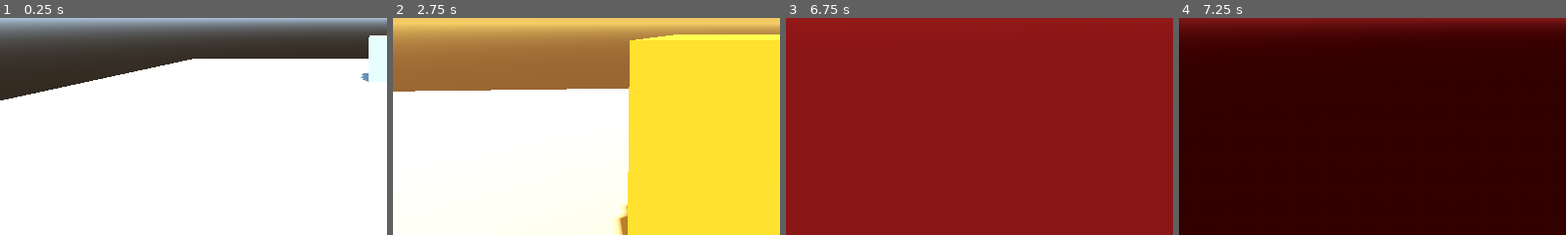
Above: before the commit, frames 1-4 (left to right).
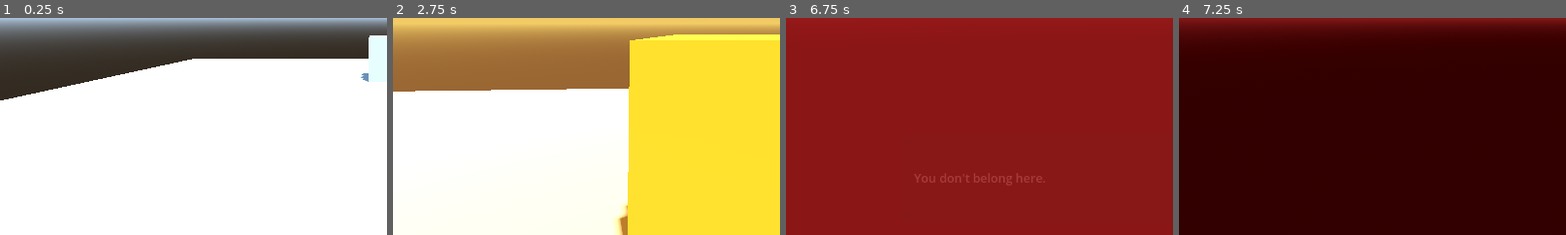
Above: after the commit, the same moments.

Repository: Cyberlane/the-unknown
Game: Godot game, scene res://scenes/test_scene.tscn
The game is run twice, just before and just after one commit, with the same random seed, the same clock (stepped at 60 frames per second) and the same inputs.
Inputs (mouse positions are % of the whole screen's width and height, from its top left):
- Up to frame 1 (0.25 s): no input
- Up to frame 2 (2.75 s): tap Enter (ui_accept) at 0.5, 0.77, 1.52, 2 s; move the mouse to (55, 50) at 0.52 s; hold 1 (dimension_1) 0.53-1.28 s; hold W (move_forward) from 0.53 s (still down); move the mouse to (45, 50) at 1.27 s; tap 2 (dimension_2) at 1.35 s; move the mouse to (52, 48) at 2.02 s; hold 3 (dimension_3) from 2.03 s (still down)
- Up to frame 3 (6.75 s): move the mouse to (49, 52) at 2.77 s; release 3 (dimension_3) at 2.78 s; tap 4 (dimension_4) at 2.85 s; tap Enter (ui_accept) at 3.02, 3.77, 4.25, 4.52, 5, 5.75, 6.02, 6.5 s; move the mouse to (57, 51) at 3.52 s; hold E (interact) 3.53-4.28 s; move the mouse to (42, 49) at 4.27 s; tap 1 (dimension_1) at 4.35 s; move the mouse to (51, 50) at 5.02 s; hold 2 (dimension_2) 5.03-5.78 s; move the mouse to (46, 48) at 5.77 s; release W (move_forward) at 5.78 s; hold D (move_right) 5.78-6.53 s; tap 3 (dimension_3) at 5.85 s; move the mouse to (55, 50) at 6.52 s; hold W (move_forward) from 6.53 s (still down); hold 4 (dimension_4) from 6.53 s (still down)
- Up to frame 4 (7.25 s): keep holding W (move_forward); keep holding 4 (dimension_4); tap Enter (ui_accept) at 6.77 s
The pictures show only the part of the screen within x 1-50%, y 50-100%; the shares and areas given below are measured in that part.

Frames 1-2 are identical in both runs. In frame 3, 0.4% of the frame differs, in the area x 33-67%, y 71-78%; in frame 4, nothing differs.

Commit message:
feat: add Nightmare dimension voice lines
- Create NightmareVoices script for atmospheric dialogue
- Display random voice line when entering Nightmare dimension
- 13 creepy/unsettling voice lines included:
  - "They're watching you..."
  - "You don't belong here."
  - "Turn back while you still can."
  - "The shadows whisper your name..."
  - "This dimension hungers..."
  - And more atmospheric warnings
- Auto-dismiss after 4 seconds (configurable)
- Option to show on every entry or only first time
- Uses existing DialogueUI system
- Listens to dimension_changed signal
- Tracks entry count and last dimension

Configuration options:
- voice_lines: Exported array of strings (easy to modify)
- auto_dismiss_time: How long before auto-closing (default 4s)
- show_on_every_entry: Show every time or just first (default true)

This enhances the Nightmare dimension's oppressive atmosphere
and provides environmental storytelling.

Co-Authored-By: Claude Sonnet 4.5 <noreply@anthropic.com>

Diff:
--- a/scenes/test_scene.tscn
+++ b/scenes/test_scene.tscn
@@ -7,6 +7,7 @@
 [ext_resource type="Script" path="res://scripts/dimension_transition_overlay.gd" id="5_overlay"]
 [ext_resource type="PackedScene" uid="uid://dyh3m8v4n5qr8" path="res://scenes/ui/game_ui.tscn" id="6_gameui"]
 [ext_resource type="Script" path="res://scripts/interactable.gd" id="7_interact"]
+[ext_resource type="Script" path="res://scripts/nightmare_voices.gd" id="8_voices"]
 
 [sub_resource type="BoxMesh" id="BoxMesh_floor"]
 size = Vector3(20, 0.2, 20)
@@ -210,3 +211,9 @@
 shape = SubResource("BoxShape3D_interact")
 
 [node name="GameUI" parent="." instance=ExtResource("6_gameui")]
+
+[node name="NightmareVoices" type="Node" parent="."]
+script = ExtResource("8_voices")
+voice_lines = Array[String](["They're watching you...", "You don't belong here.", "Turn back while you still can.", "The shadows whisper your name...", "This dimension hungers...", "You feel eyes upon you from every corner.", "Something stirs in the darkness.", "Your presence disturbs the void.", "Time moves differently here...", "Do you hear them too?", "The darkness embraces you...", "Escape is an illusion.", "We've been expecting you."])
+auto_dismiss_time = 4.0
+show_on_every_entry = true
--- /dev/null
+++ b/scripts/nightmare_voices.gd
@@ -0,0 +1,66 @@
+# scripts/nightmare_voices.gd
+extends Node
+
+@export var voice_lines: Array[String] = [
+    "They're watching you...",
+    "You don't belong here.",
+    "Turn back while you still can.",
+    "The shadows whisper your name...",
+    "This dimension hungers...",
+    "You feel eyes upon you from every corner.",
+    "Something stirs in the darkness.",
+    "Your presence disturbs the void.",
+    "Time moves differently here...",
+    "Do you hear them too?"
+]
+
+@export var auto_dismiss_time: float = 4.0
+@export var show_on_every_entry: bool = true
+
+var last_dimension: DimensionManager.Dimension
+var nightmare_entry_count: int = 0
+var dismiss_timer: Timer
+
+func _ready():
+    # Connect to dimension changes
+    DimensionManager.dimension_changed.connect(_on_dimension_changed)
+    last_dimension = DimensionManager.current_dimension
+
+    # Create timer for auto-dismissing dialogue
+    dismiss_timer = Timer.new()
+    dismiss_timer.one_shot = true
+    dismiss_timer.timeout.connect(_auto_dismiss_dialogue)
+    add_child(dismiss_timer)
+
+func _on_dimension_changed(new_dim: DimensionManager.Dimension):
+    # Check if we just entered the Nightmare dimension
+    if new_dim == DimensionManager.Dimension.NIGHTMARE and last_dimension != DimensionManager.Dimension.NIGHTMARE:
+        nightmare_entry_count += 1
+
+        # Show voice line every time or only first time
+        if show_on_every_entry or nightmare_entry_count == 1:
+            _show_random_voice_line()
+
+    last_dimension = new_dim
+
+func _show_random_voice_line():
+    if voice_lines.is_empty():
+        return
+
+    # Pick a random voice line
+    var random_index = randi() % voice_lines.size()
+    var line = voice_lines[random_index]
+
+    # Show it in the dialogue UI
+    var dialogue_ui = get_tree().get_first_node_in_group("dialogue_ui")
+    if dialogue_ui and dialogue_ui.has_method("show_dialogue"):
+        dialogue_ui.show_dialogue(line)
+
+        # Start auto-dismiss timer
+        if auto_dismiss_time > 0:
+            dismiss_timer.start(auto_dismiss_time)
+
+func _auto_dismiss_dialogue():
+    var dialogue_ui = get_tree().get_first_node_in_group("dialogue_ui")
+    if dialogue_ui and dialogue_ui.has_method("hide_dialogue"):
+        dialogue_ui.hide_dialogue()
Not shown: 1 places in scenes/test_scene.tscn that only renumber resources
Not shown, added: scripts/interactable.gd.uid
Not shown, added: scripts/ui/dialogue_ui.gd.uid
Not shown, added: scripts/ui/interaction_ui.gd.uid
Not shown, changed: README.md
Not shown, changed: architecture.md
